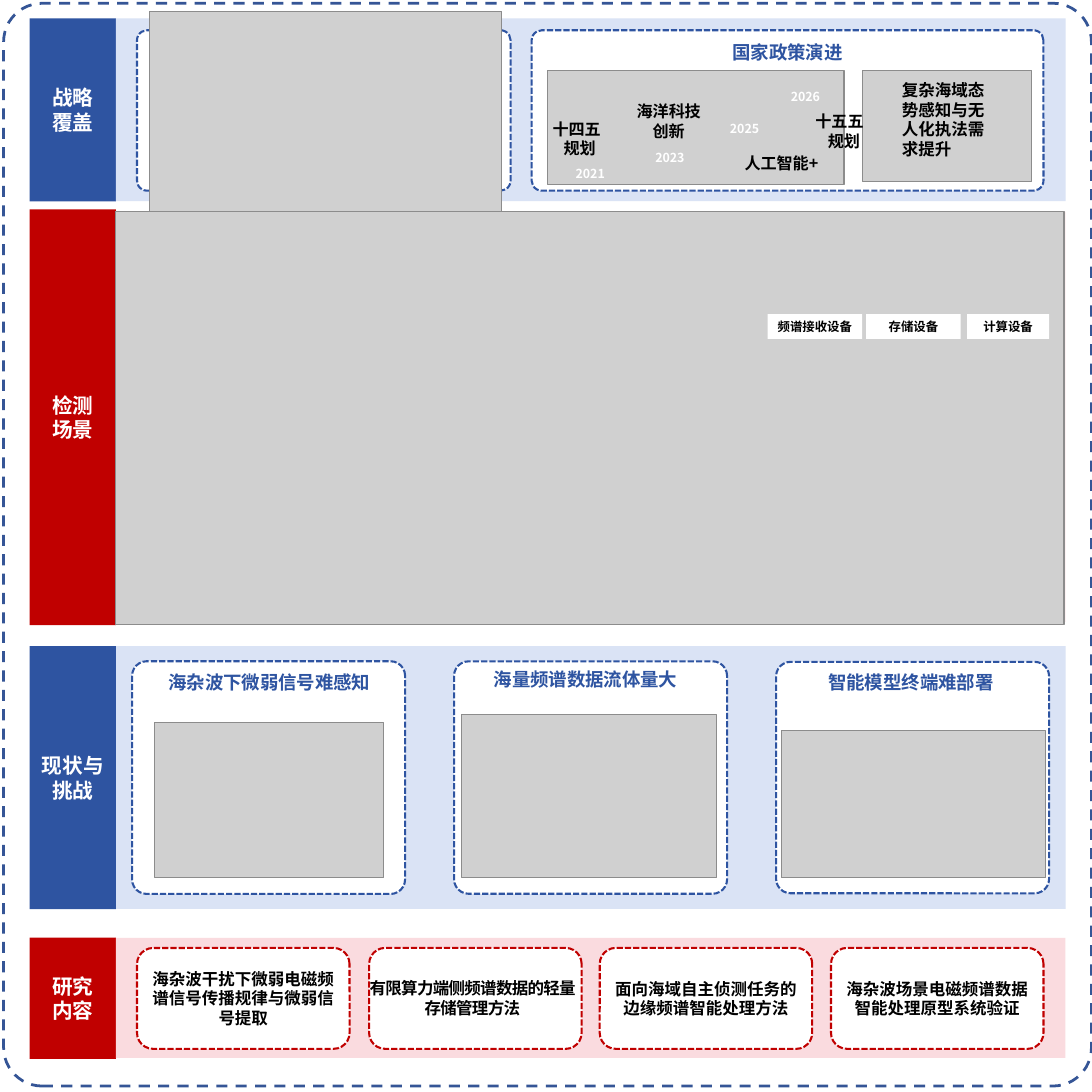
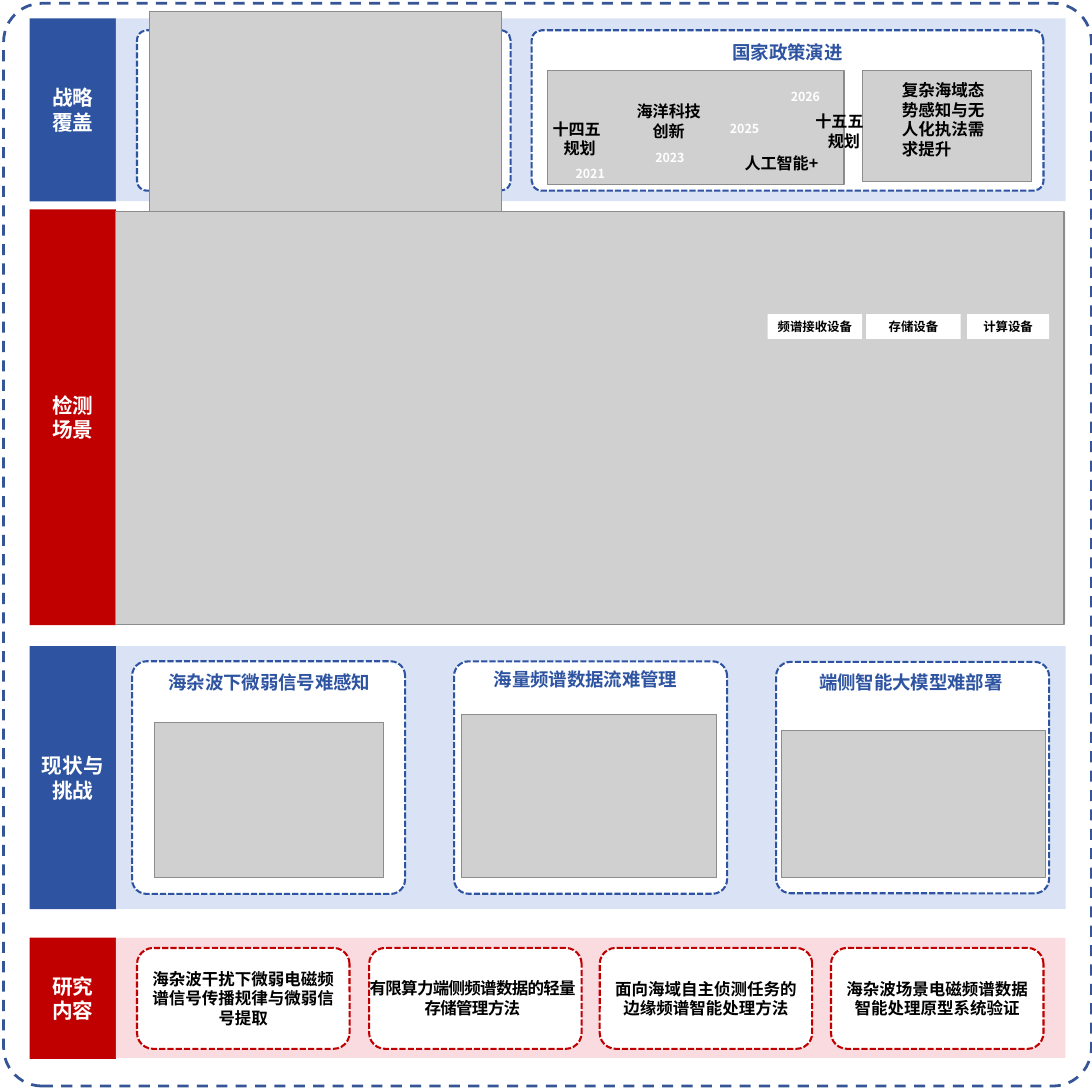
Before and after one commit to yeshu8zpf/NSFC_MCI, a slide deck: slide 1 of 军民融合/ppt/研究意义.pptx. Drawn at 1092x1092 pixels with LibreOffice and Linux fonts; fonts in the diff are those of the drawing; grey boxes stand for pictures. Boxes give left, top, right and bottom in pixels: in the first picture for what was removed or moved away, otherwise in the second. Text is boxed around its words. In the diff, an @@ line names an element or a change of style, - is before the commit and + after.

```diff
--- a/军民融合/ppt/研究意义.pptx
+++ b/军民融合/ppt/研究意义.pptx
@@ text at [494,670,677,688]: text changed @@
-海量频谱数据流体量大
+海量频谱数据流难管理
@@ text at [819,673,1002,691]: text changed @@
-智能模型终端难部署
+端侧智能大模型难部署
```
Also in this commit, not shown: 1 other file.
